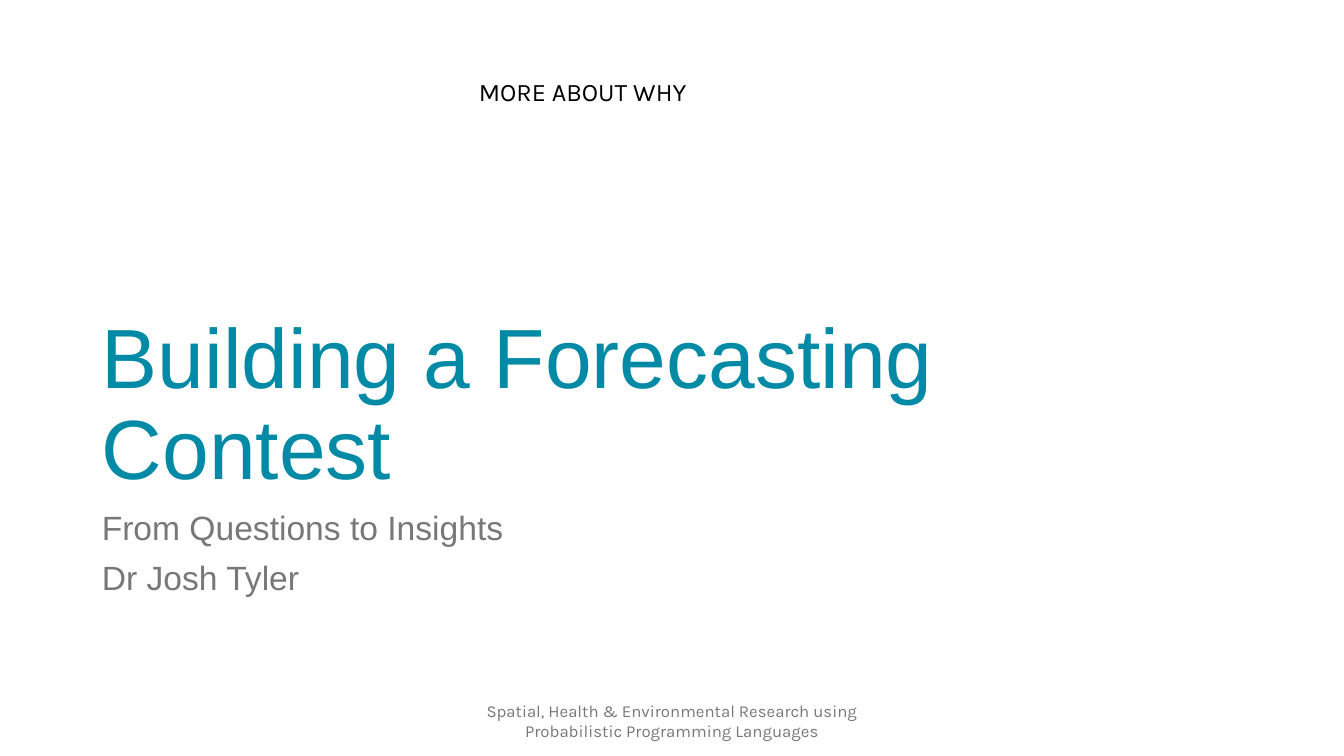
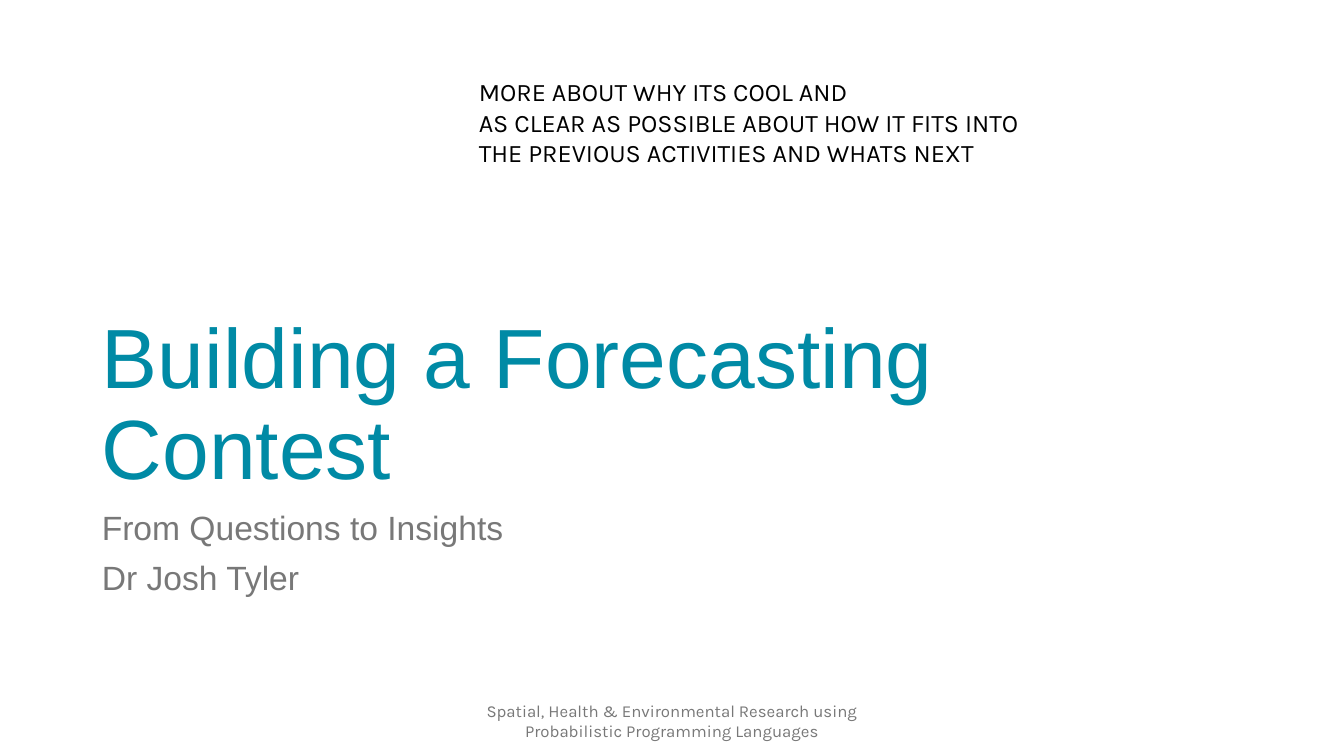
Before and after one commit to SPHERE-PPL/Annual-Meeting-Jan25, a slide deck: slide 22 of docs/Presentations/DayPlan/Full Presentation.pptx. Drawn at 1344x756 pixels with LibreOffice and Linux fonts; fonts in the diff are those of the drawing; background and template pictures are left out. Boxes give left, top, right and bottom in pixels: in the first picture for what was removed or moved away, otherwise in the second. Text is boxed around its words. In the diff, an @@ line names an element or a change of style, - is before the commit and + after.

```diff
--- a/docs/Presentations/DayPlan/Full Presentation.pptx
+++ b/docs/Presentations/DayPlan/Full Presentation.pptx
@@ text at [479,85,1018,163]: text changed @@
-MORE ABOUT WHY
+MORE ABOUT WHY ITS COOL AND
+AS CLEAR AS POSSIBLE ABOUT HOW IT FITS INTO
+THE PREVIOUS ACTIVITIES AND WHATS NEXT
```
Also in this commit, not shown: 3 other files.
